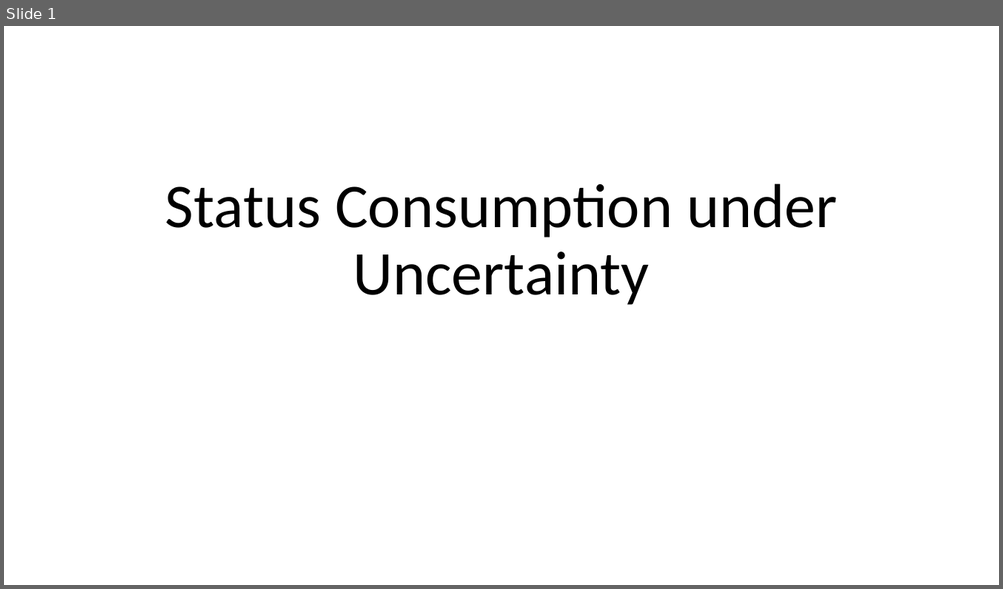
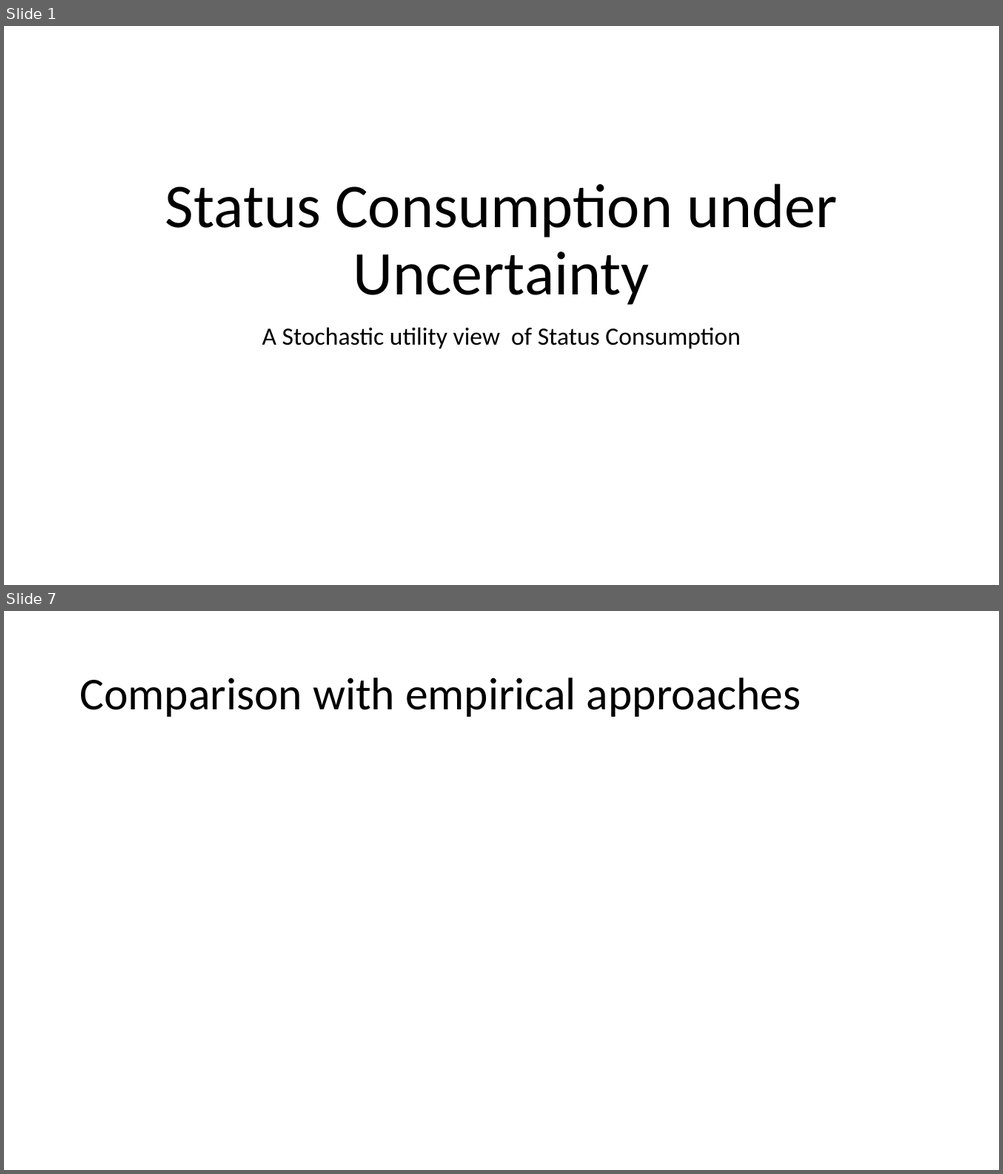
Before and after one commit to anuragr81/research, a slide deck: consumption/presentation_chapter3_1.pptx. Shown one above the other, each under a label of ours: slide 1 before the commit, slides 1 and 7 after it; the slides between them are not shown. The pictures are 1003x589 and 1003x1174 pixels, drawn with LibreOffice and Linux fonts; fonts in the diff are those of the drawing; grey boxes stand for pictures. Boxes give left, top, right and bottom in pixels: in the first picture for what was removed or moved away, otherwise in the second. Text is boxed around its words. In the diff, an @@ line names an element or a change of style, - is before the commit and + after.

```diff
--- a/consumption/presentation_chapter3_1.pptx
+++ b/consumption/presentation_chapter3_1.pptx
@@ slide 7 added at bbox=[4, 611, 999, 1170], background #FFFFFF @@
@@ title added at bbox=[79, 678, 801, 717], 44 pt, text #000000 @@
+Comparison with empirical approaches
@@ slide 1 changed as well @@
@@ subtitle added at bbox=[262, 327, 740, 349], 24 pt, text #000000 @@
+A Stochastic utility view of Status Consumption
```
Also in this commit, not shown: 1 other slide changed, 4 other slides added, 2 slides removed, 2 other files.
